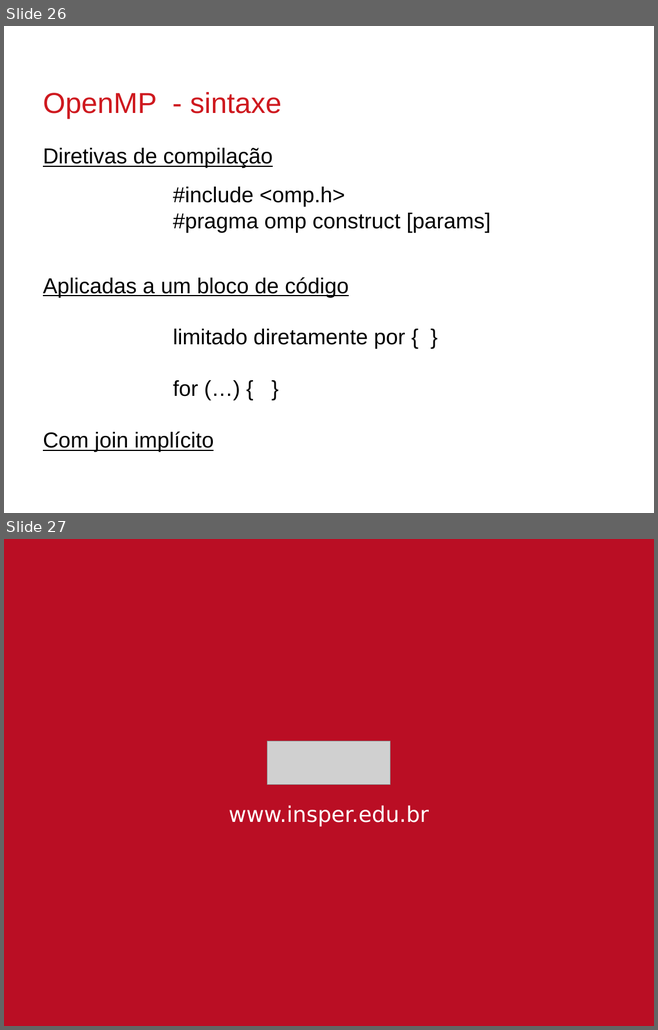
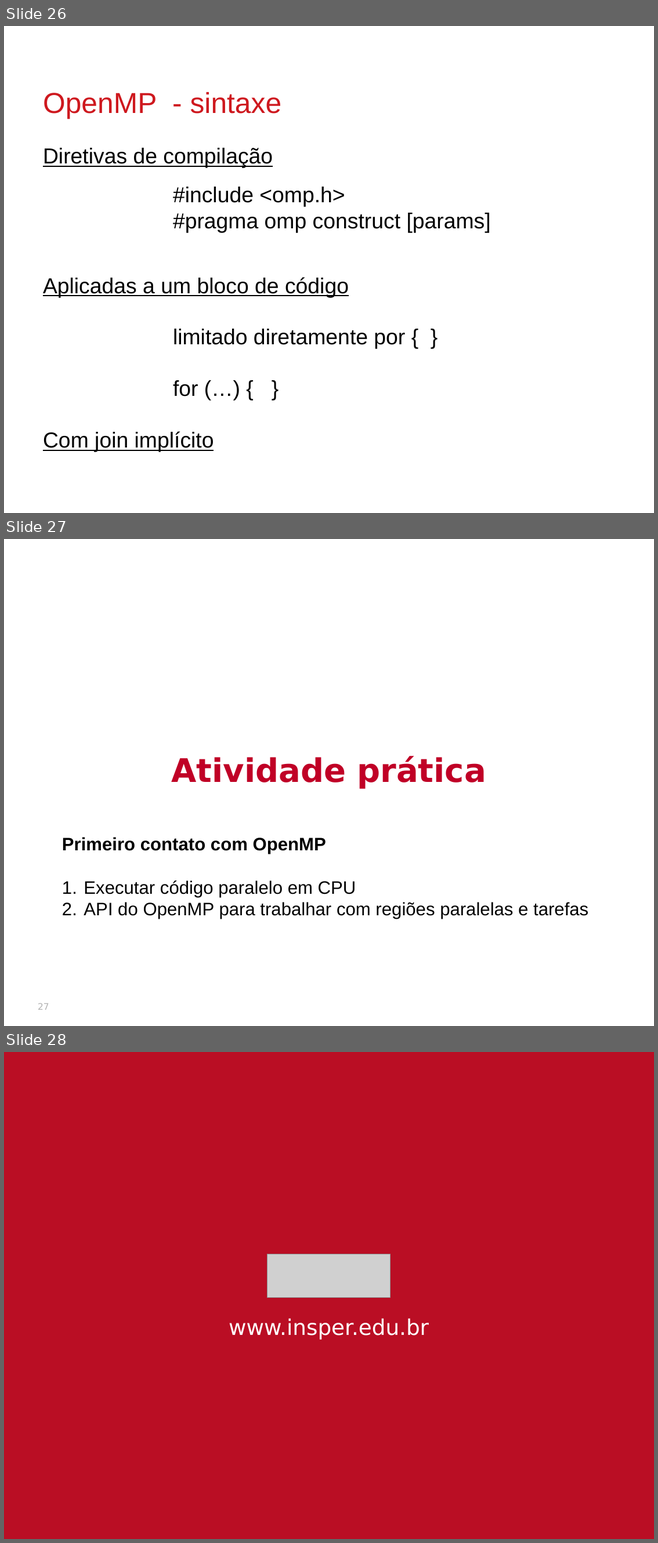
Before and after one commit to thalials/supercomp, a slide deck: aulas/12-paralelismo/slides.pptx. Shown one above the other, each under a label of ours: slides 26 and 27 before the commit, slides 26, 27 and 28 after it. The pictures are 658x1030 and 658x1543 pixels, drawn with LibreOffice and Linux fonts; fonts in the diff are those of the drawing; grey boxes stand for pictures; background and template pictures are left out. Boxes give left, top, right and bottom in pixels: in the first picture for what was removed or moved away, otherwise in the second. Text is boxed around its words. In the diff, an @@ line names an element or a change of style, - is before the commit and + after.

```diff
--- a/aulas/12-paralelismo/slides.pptx
+++ b/aulas/12-paralelismo/slides.pptx
@@ slide 27 added at bbox=[4, 539, 654, 1026], background picture (left out) @@
@@ text added at bbox=[172, 756, 486, 788], 36 pt, text #C00026, bold @@
+Atividade prática
@@ text added at bbox=[62, 837, 588, 919], 20 pt, text #000000 @@
+Primeiro contato com OpenMP
+1. Executar código paralelo em CPU
+2. API do OpenMP para trabalhar com regiões paralelas e tarefas
@@ page number added at bbox=[38, 1004, 49, 1010], 10 pt, text #B2B2B2 @@
+27
@@ what was slide 27 is now slide 28 @@
```
Also in this commit, not shown: 57 other files.
